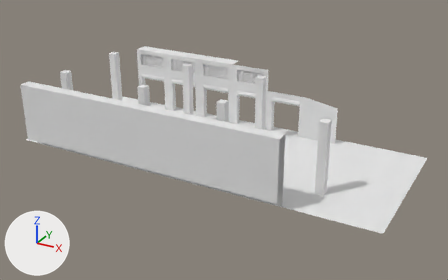
The FBX model Examen/Assets/3D/Environment/Model/SM_Warehouse_Level_1.fbx as it was, and as the next commit left it.
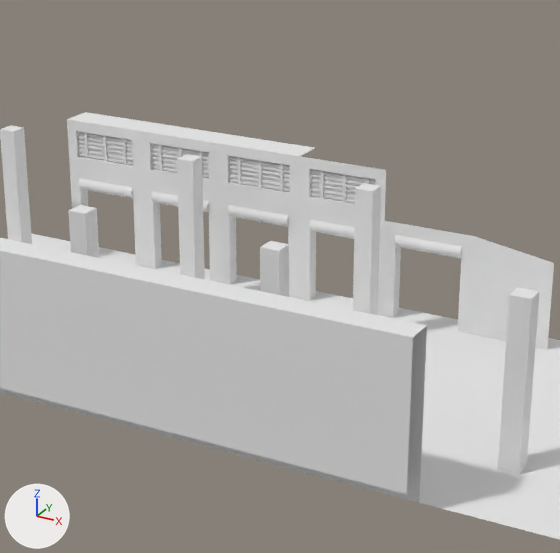
There are two pictures of each version: one whole from a 50 mm lens placed at (28.7, -45.2, 23.9), pointed at (4.2, -0.5, 1.6), one close up on the part from 24% to 76% of the width and 0% to 81% of the height. The axes (+X, +Y, +Z) are drawn at lower left. The lights are the same throughout. Where no turn or scale is listed for an object, it has been applied to the vertices. Vertices at the same position are counted once.

In view in the first close-up: 'SM_Muur_Achter.001', 'SM_Muur_Voor.001', 'SM_Vloer.002', 'SM_Zuil.004', 'SM_Zuil.005', 'SM_Zuil.006', 'SM_Zuil.018', 'SM_Zuil.019', 'SM_Zuil.020'.
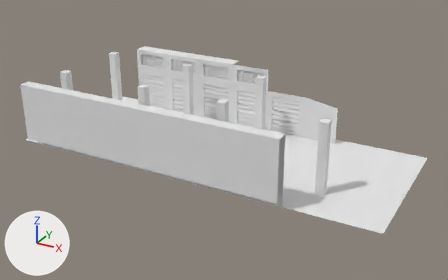
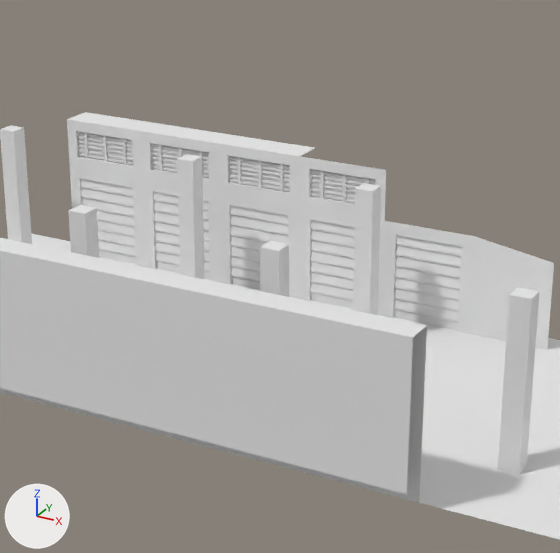
What differs and where, as boxes (x1, y1, x2, y2) in the close-ups (560 x 553 px):
```json
{"object": "Plane.010", "change": "added", "after": [394, 235, 462, 330]}
{"object": "Plane.009", "change": "added", "after": [310, 220, 355, 309]}
{"object": "Plane.006", "change": "added", "after": [81, 179, 136, 264]}
{"object": "Plane.008", "change": "added", "after": [230, 205, 288, 290]}
{"object": "Plane.007", "change": "added", "after": [153, 192, 210, 279]}
{"part": 1, "of": "me_plane_014", "change": "deleted", "before": [78, 178, 462, 258]}
```

Scene script edits in JSON lines:
```json
{"block": "me_plane_014", "where": "# used by ob_sm_muur_voor_001; location = (-1.46, 6.3, 4.66)"}
{"op": "remove", "block": "me_plane_014", "code": "me_plane_014.from_pydata(...)  # 427 vertices, 276 faces; spans x -8.6..13.7, y -13.2..1.3, z -4.4..1.7"}
{"op": "add", "block": "me_plane_014", "code": "me_plane_014.from_pydata(...)  # 387 vertices, 246 faces; spans x -8.6..13.7, y -13.2..1.3, z -4.4..1.7"}
{"block": "me_plane_014", "change": "me_plane_014 part 1"}
{"block": "me_plane_014", "change": "40 vertices are removed from x -8.1..10.0, y -0.2..-0.1, z -1.3..-1.0"}
{"block": "me_plane_014", "change": "30 faces are deleted"}
{"op": "add", "block": "me_plane_036", "code": ["me_plane_036 = bpy.data.meshes.new('Plane.036')", "me_plane_036.from_pydata(...)  # 46 vertices, 22 faces; spans x -1.48..1.48, y -0.06..0.0, z -3.68..0.0", "me_plane_036.materials.append(mat_material_001)  # its picture is missing"]}
{"op": "add", "block": "ob_plane_008", "code": ["ob_plane_008 = bpy.data.objects.new('Plane.008', me_plane_036)", "ob_plane_008.location = (-0.51, 6.34, 3.86)"]}
{"op": "add", "block": "ob_plane_010", "code": ["ob_plane_010 = bpy.data.objects.new('Plane.010', me_plane_036.copy())", "ob_plane_010.location = (7.13, 6.34, 3.86)"]}
{"op": "add", "block": "ob_plane_009", "code": ["ob_plane_009 = bpy.data.objects.new('Plane.009', me_plane_036.copy())", "ob_plane_009.location = (3.32, 6.34, 3.86)"]}
{"op": "add", "block": "ob_plane_007", "code": ["ob_plane_007 = bpy.data.objects.new('Plane.007', me_plane_036.copy())", "ob_plane_007.location = (-4.3, 6.34, 3.86)"]}
{"op": "add", "block": "ob_plane_006", "code": ["ob_plane_006 = bpy.data.objects.new('Plane.006', me_plane_036.copy())", "ob_plane_006.location = (-8.13, 6.34, 3.86)"]}
```
